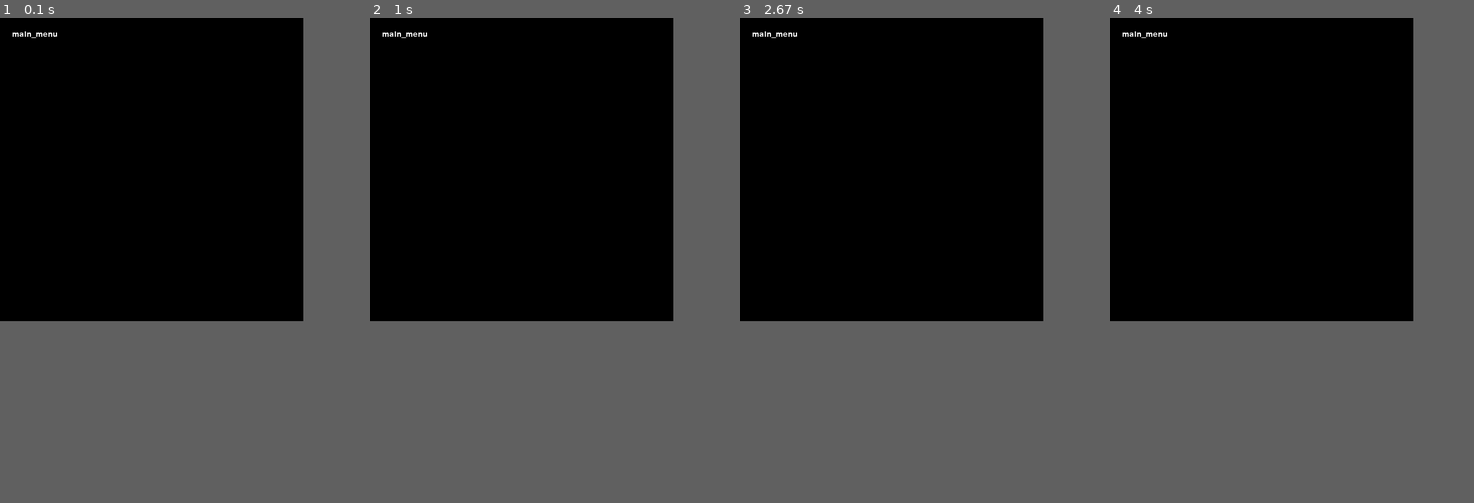
Above: before the commit, frames 1-4 (left to right).
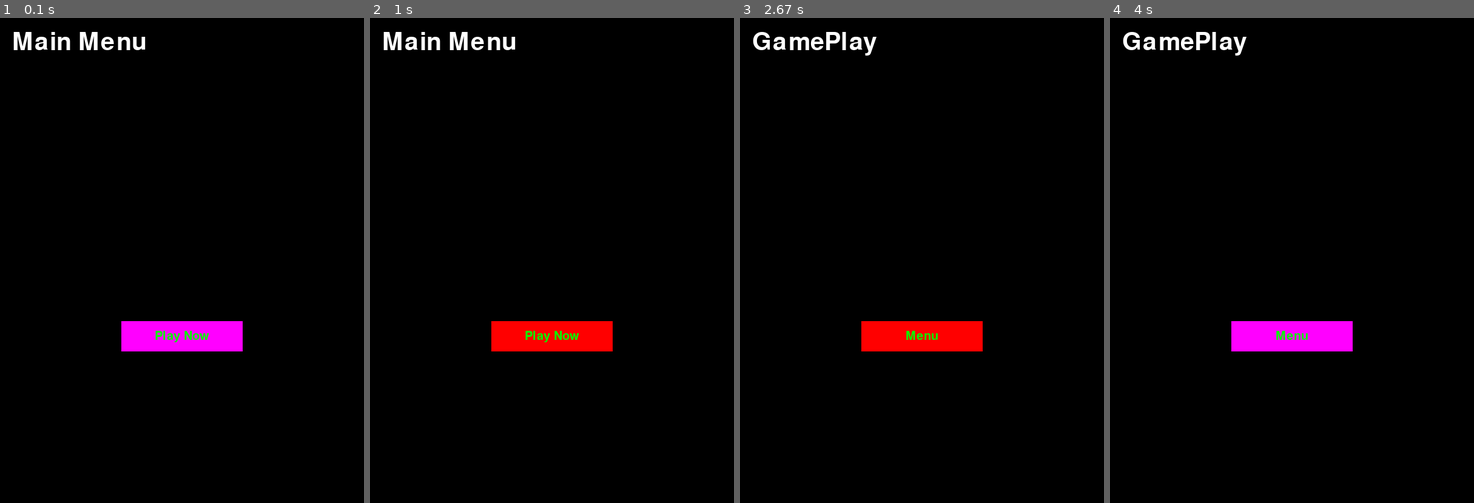
Above: after the commit, the same moments.

Repository: MarcHoog/PythonBox
Game: pygame game, started from pygame_a_new_dawn/main.py
Same seed, same stepped clock (60 frames per second), same inputs: the game is played once before the commit and once after it.
Inputs (mouse positions are in pixels of both pictures, inside the frame that each line leads up to):
- Up to frame 1 (0.1 s): no input
- Up to frame 2 (1 s): click (552, 338) at 0.38 s, where only the run after the commit has a clickable "Play Now"; click (552, 338) at 0.72 s, where only the run after the commit has a clickable "Menu"
- Up to frame 3 (2.67 s): click (809, 187) at 1.22 s; click (922, 338) at 2.55 s, where only the run after the commit has a clickable "Play Now"
- Up to frame 4 (4 s): click (1281, 178) at 2.88 s
In our replay, the window is 500x500 before the commit and 600x800 after it. These sizes can differ from the game's own. Grey fills any space a smaller window leaves; there, only what the larger window draws over its background counts as a difference.

The runs differ from the first frame. In frame 1, 2.8% of the frame differs, in the area x 3-67%, y 2-69%; in frame 2, 2.8%; in frame 3, 2.7%; in frame 4, 2.7%.

Commit message:
MMade some changs

Diff:
--- a/cat_api/source/cli.py
+++ b/cat_api/source/cli.py
@@ -29,7 +29,7 @@
         for _ in range(amount):
             cat = api.search_cat()
             typer.echo(f'{_ + 1} - url={cat["url"]} width={cat["width"]} height={cat["height"]}')
-            if download:
+            if download or path:
                 path = path if path else os.getcwd()
                 if not os.path.exists(path):
                     os.makedirs(path)
--- /dev/null
+++ b/pygame_a_new_dawn/button.py
@@ -0,0 +1,69 @@
+import pygame
+import functools
+import colors
+
+class MyButtonGroup(pygame.sprite.LayeredUpdates):
+    def draw(self, surface):
+        for sprite in self:
+            sprite.draw(surface)
+
+class Button(pygame.sprite.Sprite):
+    def __init__(self,
+                    x,
+                    y,
+                    width,
+                    height,
+                    text,
+                    color,
+                    text_color,
+                    group,
+                    callback,
+                    *args,
+                    **kwargs
+                    ):
+
+        super().__init__(group)
+
+        self.color = color
+        self.callback = callback
+        self.callback = functools.partial(self.callback, *args, **kwargs)
+
+
+        # make the back ground of the button
+        self.image = pygame.Surface((width, height))
+        self.image.fill(color)
+        self.rect = self.image.get_rect()
+        self.rect.x = x
+        self.rect.y = y
+
+        # make the text on the button and make sure it's centered
+        self.font = pygame.font.SysFont('comicsans', 30)
+        self.text = self.font.render(text, 1, text_color)
+        self.text_rect = self.text.get_rect()
+        self.text_rect.topleft = (x + (width/2 - self.text_rect.width/2), y + (height/2 - self.text_rect.height / 2))
+
+
+    def _get_dimantions(self):
+        return self.rect.x, self.rect.y, self.rect.width, self.rect.height
+
+    def is_over(self, pos):
+        x,y,width,height = self._get_dimantions()
+
+        if pos[0] > x and pos[0] < x + width:
+            if pos[1] > y and pos[1] < y + height:
+                self.image.fill((255,0,0))
+                return True
+
+        if not self.is_over:
+            self.image.fill(self.color)
+            return False
+
+    def click(self):
+        self.callback()
+
+    def update(self):
+        pass
+
+    def draw(self,surface):
+        surface.blit(self.image, self.rect)
+        surface.blit(self.text, self.text_rect)
--- /dev/null
+++ b/pygame_a_new_dawn/colors.py
@@ -0,0 +1,16 @@
+RED = (255,0,0)
+PURPLE = (255,0,255)
+BLUE = (0,0,255)
+GREEN = (0,255,0)
+YELLOW = (255,255,0)
+ORANGE = (255,165,0)
+BLACK = (0,0,0)
+WHITE = (255,255,255)
+GRAY = (128,128,128)
+BROWN = (165,42,42)
+DARK_GREEN = (0,100,0)
+DARK_BLUE = (0,0,139)
+DARK_RED = (139,0,0)
+DARK_GRAY = (169,169,169)
+LIGHT_GRAY = (211,211,211)
+LIGHT_BLUE = (173,216,230)
--- a/pygame_a_new_dawn/main.py
+++ b/pygame_a_new_dawn/main.py
@@ -1,28 +1,20 @@
 import pygame
 import sys
-from manager import ScreenManager
+from manager import GameStateManager
 
 class Game:
 
     def __init__(self):
         pygame.init()
-        self.screen = pygame.display.set_mode((500, 500))
+        self.screen = pygame.display.set_mode((600, 800))
         pygame.display.set_caption("really Cool")
         self.clock = pygame.time.Clock()
-        self.running = True
-
-        self.manager = ScreenManager()
+        self.gamestatemngr = GameStateManager()
 
     def run(self):
-        while self.running:
-            for event in pygame.event.get():
-                if event.type == pygame.QUIT:
-                    self.running = False
-                    pygame.quit()
-                    sys.exit()
-
+        while True:
             self.screen.fill((0, 0, 0))
-            self.manager.run()
+            self.gamestatemngr.run()
             pygame.display.update()
             self.clock.tick(60)
 
--- a/pygame_a_new_dawn/manager.py
+++ b/pygame_a_new_dawn/manager.py
@@ -1,26 +1,24 @@
 import pygame
-
+from abc import ABC, abstractmethod
+import sys
+from button import MyButtonGroup, Button
+from colors import WHITE,RED,GREEN,PURPLE,BLACK
 # GLOBALS
-def draw_text(
-            text,
-            font,
-            color,
-            surface,
-            x,
-            y):
+def draw_text(text,font,color,surface,x,y):
 
     textobj = font.render(text, 1, color)
     textrect = textobj.get_rect()
     textrect.topleft = (x, y)
     surface.blit(textobj, textrect)
 
+class GameState(ABC):
 
+    def __init__(self,display):
+        self.display = display
+        self.transition = None
 
-class Screen:
-
-    def __init__(self):
-        self.font = pygame.font.SysFont(None, 20)
-        self.display = pygame.display.get_surface()
+    def set_transition(self, transition):
+        self.transition = transition
 
     def enter(self):
         pass
@@ -31,48 +29,92 @@
     def update(self):
         pass
 
-    def __repr__(self):
-        return f'{self.__class__.__name__}'
+class MenuState(GameState):
 
-class MainMenu(Screen):
-
-    def __init__(self):
-        super().__init__()
-        self.status = 'inactive'
+    def __init__(self,display) -> None:
+        super().__init__(display)
+        self.button_group = MyButtonGroup()
 
     def update(self):
-        self.display.fill((0, 0, 0))
-        draw_text('main_menu',self.font,(255, 255, 255), self.display, 20, 20)
+        self.display.fill(BLACK)
+        draw_text('Main Menu', pygame.font.SysFont('comicsans', 60), WHITE, self.display, 20, 20)
+        Button(
+                200, 500, 200,50,'Play Now',
+                PURPLE, GREEN,
+                self.button_group,
+                self.set_transition, 'game'
+                )
 
-    def __repr__(self):
-        return f'{self.__class__.__name__}'
+        pos = pygame.mouse.get_pos()
 
-class OptionMenu(Screen):
+        click = False
+        for event in pygame.event.get():
+            if event.type == pygame.QUIT:
+                pygame.quit()
+                sys.exit()
+            if event.type == pygame.MOUSEBUTTONDOWN:
+                if event.button == 1:
+                    click = True
 
-    def __init__(self):
-        super().__init__()
-        self.status = 'inactive'
+        for button in self.button_group:
+            if button.is_over(pos):
+                if click:
+                    button.click()
+
+        self.button_group.draw(self.display)
+
+class GamePlayState(GameState):
+
+    def __init__(self,display) -> None:
+        super().__init__(display)
+        self.button_group = MyButtonGroup()
 
     def update(self):
-        self.display.fill((0, 0, 0))
-        draw_text('option_menu',self.font,(255, 255, 255), self.display, 20, 20)
+        self.display.fill(BLACK)
+        draw_text('GamePlay', pygame.font.SysFont('comicsans', 60), WHITE, self.display, 20, 20)
+        Button(
+                200, 500, 200,50,'Menu',
+                PURPLE, GREEN,
+                self.button_group,
+                self.set_transition, 'main_menu'
+                )
 
-    def __repr__(self):
-        return f'{self.__class__.__name__}'
+        pos = pygame.mouse.get_pos()
 
-class ScreenManager:
+        click = False
+        for event in pygame.event.get():
+            if event.type == pygame.QUIT:
+                pygame.quit()
+                sys.exit()
+            if event.type == pygame.MOUSEBUTTONDOWN:
+                if event.button == 1:
+                    click = True
 
-    def __init__(self,):
-        screens = {
-            'main_menu' : MainMenu,
-            'option_screen' : OptionMenu
-        }
+        for button in self.button_group:
+            if button.is_over(pos):
+                if click:
+                    button.click()
+
+        self.button_group.draw(self.display)
+
+class GameStateManager:
+    def __init__(self):
+        self.states = {'main_menu': MenuState,
+                       'game': GamePlayState,}
+
+        self.state = None
+        self.default = 'main_menu'
+        self.display = pygame.display.get_surface()
+        self.change_state(self.default)
 
 
-        self.default_screen = screens['main_menu']
-
-        self.current_screen = self.default_screen()
-        self.current_screen.enter()
+    def change_state(self, new_state):
+        if self.state:
+            self.state.exit()
+        self.state = self.states[new_state](self.display)
+        self.state.enter()
 
     def run(self):
-        self.current_screen.update()
+        if self.state.transition and self.state.transition != self.state:
+            self.change_state(self.state.transition)
+        self.state.update()
Binary file added: cat_api/source/NZ_C9Edot.jpg
Not shown, changed: .gitignore
